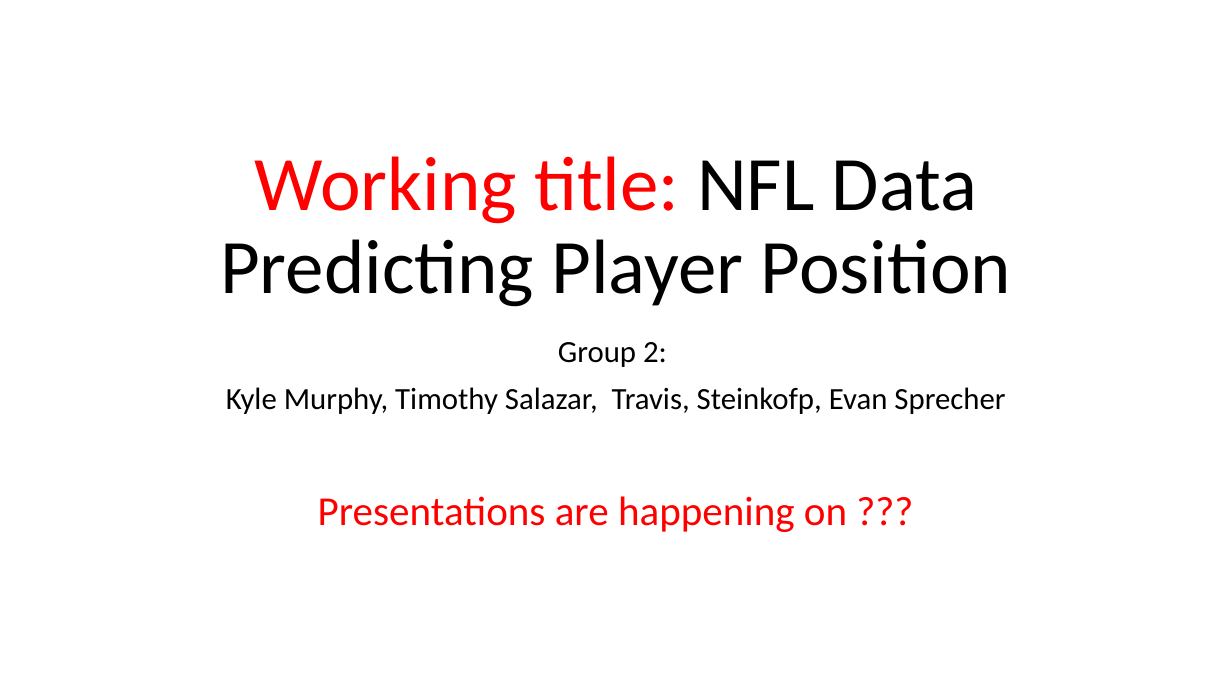
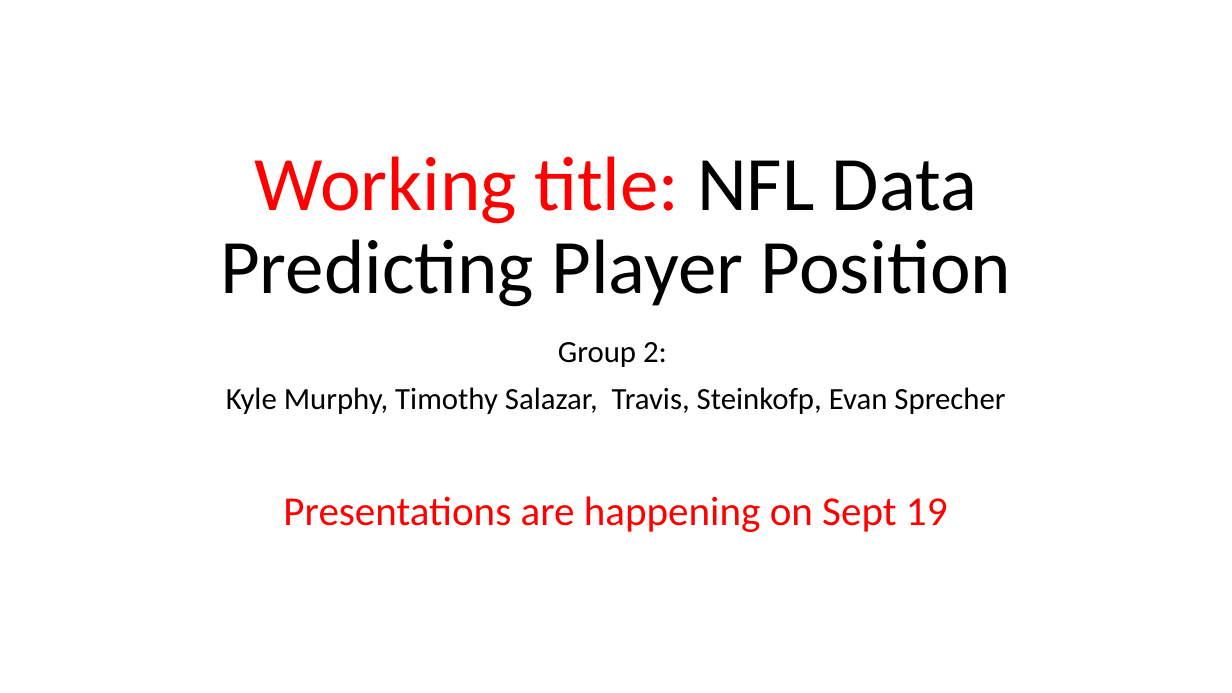
Before and after one commit to Evdawg/Project_4_FF_ML, a slide deck: slide 1 of Project_3_outline.pptm. Drawn at 1232x693 pixels with LibreOffice and Linux fonts; fonts in the diff are those of the drawing. Boxes give left, top, right and bottom in pixels: in the first picture for what was removed or moved away, otherwise in the second. Text is boxed around its words. In the diff, an @@ line names an element or a change of style, - is before the commit and + after.

```diff
--- a/Project_3_outline.pptm
+++ b/Project_3_outline.pptm
@@ text at bbox=[283, 496, 948, 532]: text changed @@
-Presentations are happening on ???
+Presentations are happening on Sept 19
```
Also in this commit, not shown: 6 other slides changed.
